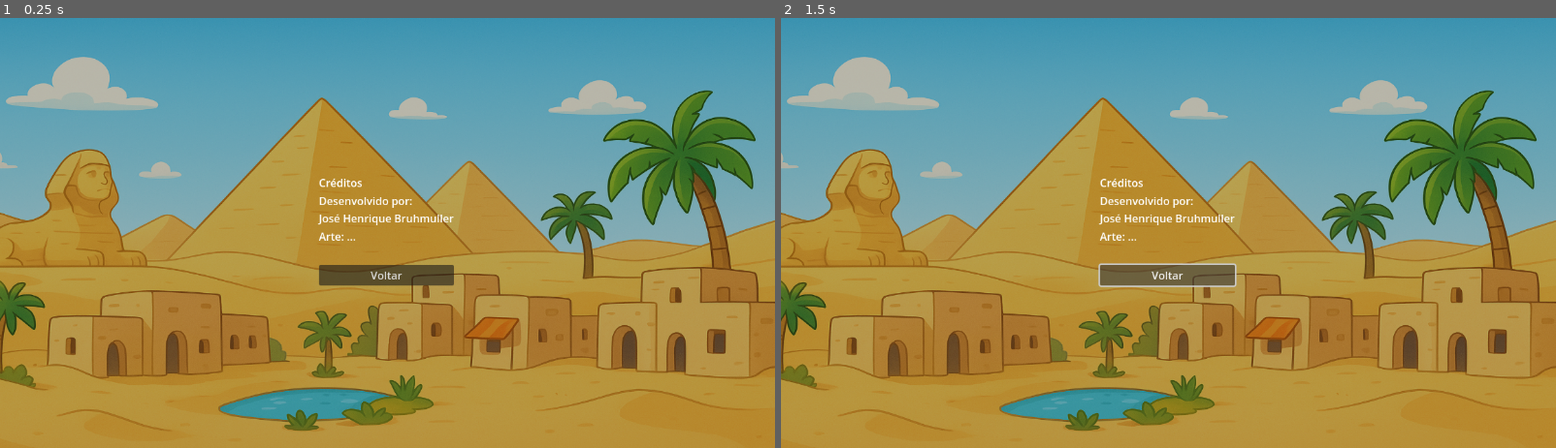
Above: before the commit, frames 1-2 (left to right).
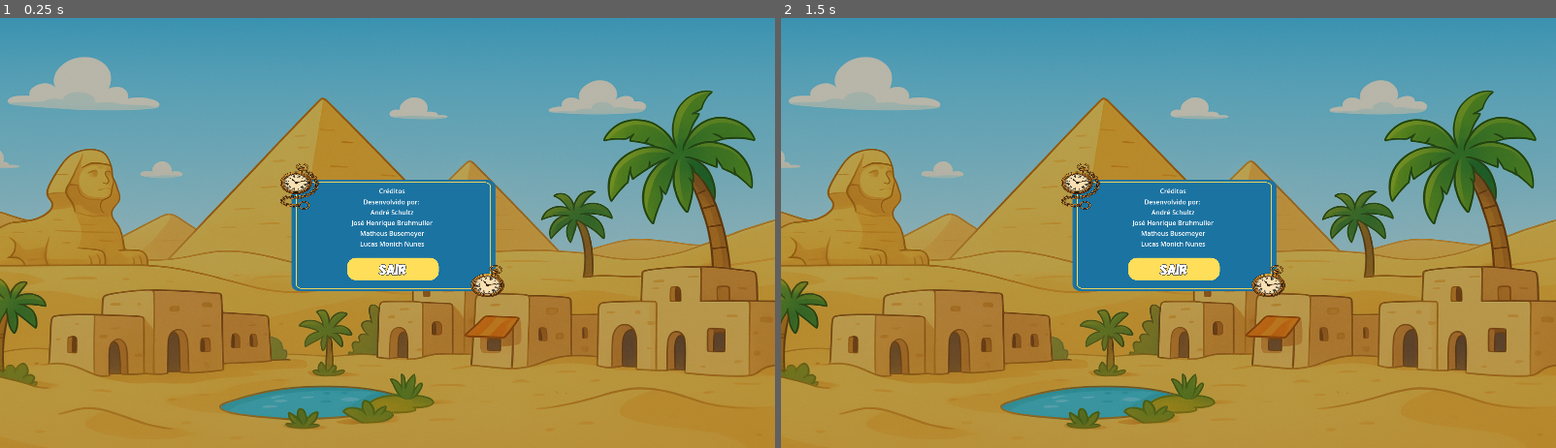
Above: after the commit, the same moments.

Repository: CodeMonkeysCorp/MatematicaAtravesDoTempo
Game: Godot game, scene res://scenes/Creditos.tscn
The game is run twice, just before and just after one commit, with the same random seed, the same clock (stepped at 60 frames per second) and the same inputs.
Inputs (mouse positions are in pixels of both pictures, inside the frame that each line leads up to; where the layout moved, square brackets give the same spot in the first picture):
- Up to frame 1 (0.25 s): no input
- Up to frame 2 (1.5 s): click (1176, 267) [1168, 276] at 0.5 s; click (1176, 267) [1168, 276] at 1.25 s

The runs differ from the first frame. In frame 1, 12% of the frame differs, in the area x 0-100%, y 9-96%; in frame 2, 12%.

Commit message:
creditos 2

Diff:
--- a/jogo/project.godot
+++ b/jogo/project.godot
@@ -19,6 +19,12 @@
 
 GameManage="*res://scripts/GameManager.gd"
 
+[display]
+
+window/size/viewport_width=1920
+window/size/viewport_height=1080
+window/size/mode=3
+
 [rendering]
 
 renderer/rendering_method="gl_compatibility"
--- a/jogo/scenes/Creditos.tscn
+++ b/jogo/scenes/Creditos.tscn
@@ -1,44 +1,64 @@
-[gd_scene load_steps=2 format=3 uid="uid://b8hejxdtiaslo"]
+[gd_scene load_steps=4 format=3 uid="uid://b8hejxdtiaslo"]
 
 [ext_resource type="Texture2D" uid="uid://bmyj6ijkto62w" path="res://assets/Cenarios/Egito2.png" id="1_lm0yj"]
+[ext_resource type="Texture2D" uid="uid://bw23u3fodmv5e" path="res://assets/Menu/Menu.png" id="2_dc0wp"]
+[ext_resource type="Texture2D" uid="uid://dv307y15bk3v2" path="res://assets/Menu/Sair.png" id="3_rnov5"]
 
 [node name="Creditos" type="Node2D"]
 
-[node name="Sprite2D" type="Sprite2D" parent="."]
-position = Vector2(575, 325.25)
-scale = Vector2(0.751953, 0.63623)
+[node name="TextureRect" type="TextureRect" parent="."]
+offset_right = 1920.0
+offset_bottom = 1080.0
 texture = ExtResource("1_lm0yj")
 
-[node name="ColorRect" type="ColorRect" parent="Sprite2D"]
-offset_left = -767.0
-offset_top = -511.0
-offset_right = 767.0
-offset_bottom = 507.0
+[node name="ColorRect" type="ColorRect" parent="TextureRect"]
+layout_mode = 1
+offset_right = 1920.0
+offset_bottom = 1080.0
 size_flags_stretch_ratio = 0.0
 color = Color(0, 0, 0, 0.278431)
 
+[node name="Sprite2D2" type="Sprite2D" parent="."]
+position = Vector2(960, 540)
+scale = Vector2(0.457324, 0.327394)
+texture = ExtResource("2_dc0wp")
+
+[node name="BtnVoltar" type="Button" parent="."]
+offset_left = 753.0
+offset_top = 511.0
+offset_right = 2681.0
+offset_bottom = 1599.0
+scale = Vector2(0.228804, 0.228804)
+icon = ExtResource("3_rnov5")
+flat = true
+
 [node name="VBoxContainer" type="VBoxContainer" parent="."]
-offset_left = 474.0
-offset_top = 241.0
-offset_right = 675.0
-offset_bottom = 406.0
+anchors_preset = 8
+anchor_left = 0.5
+anchor_top = 0.5
+anchor_right = 0.5
+anchor_bottom = 0.5
+offset_left = 797.0
+offset_top = 396.0
+offset_right = 1147.0
+offset_bottom = 645.0
+grow_horizontal = 2
+grow_vertical = 2
+alignment = 1
 
 [node name="Label" type="Label" parent="VBoxContainer"]
+clip_contents = true
 layout_mode = 2
 text = "Créditos"
+horizontal_alignment = 1
 
 [node name="Label2" type="Label" parent="VBoxContainer"]
 layout_mode = 2
 text = "Desenvolvido por:
-José Henrique Bruhmuller"
-
-[node name="Label3" type="Label" parent="VBoxContainer"]
-layout_mode = 2
-text = "Arte: ..."
-
-[node name="Label4" type="Label" parent="VBoxContainer"]
-layout_mode = 2
-
-[node name="BtnVoltar" type="Button" parent="VBoxContainer"]
-layout_mode = 2
-text = "Voltar"
+André Schultz
+José Henrique Bruhmuller
+Matheus Busemeyer
+Lucas Monich Nunes
+"
+horizontal_alignment = 1
+vertical_alignment = 1
Binary file added: jogo/assets/Menu/Menu.png
Not shown, added: jogo/assets/Menu/Menu.png.import
Binary file added: jogo/assets/Menu/Sair.png
Not shown, added: jogo/assets/Menu/Sair.png.import
